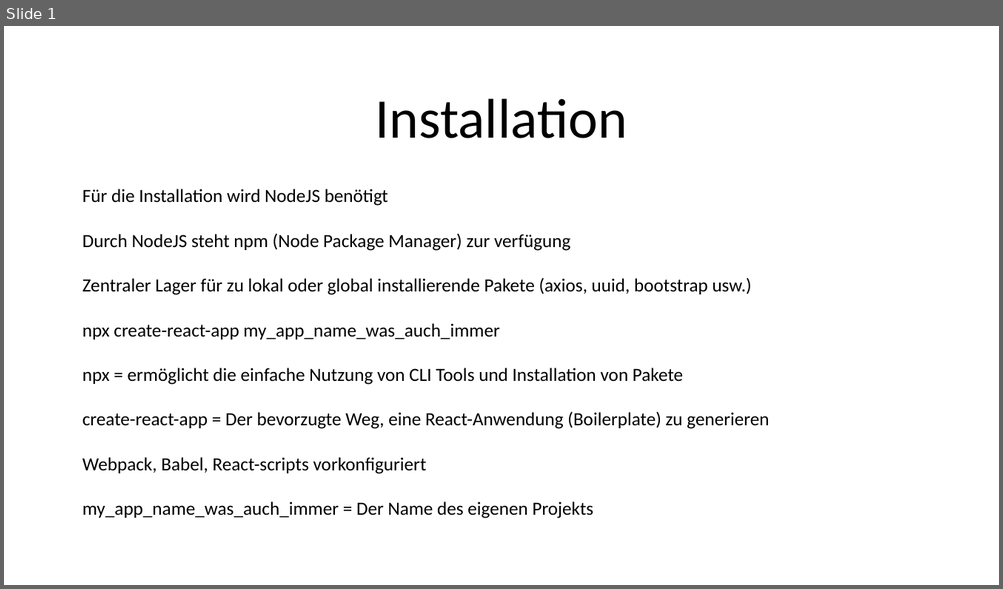
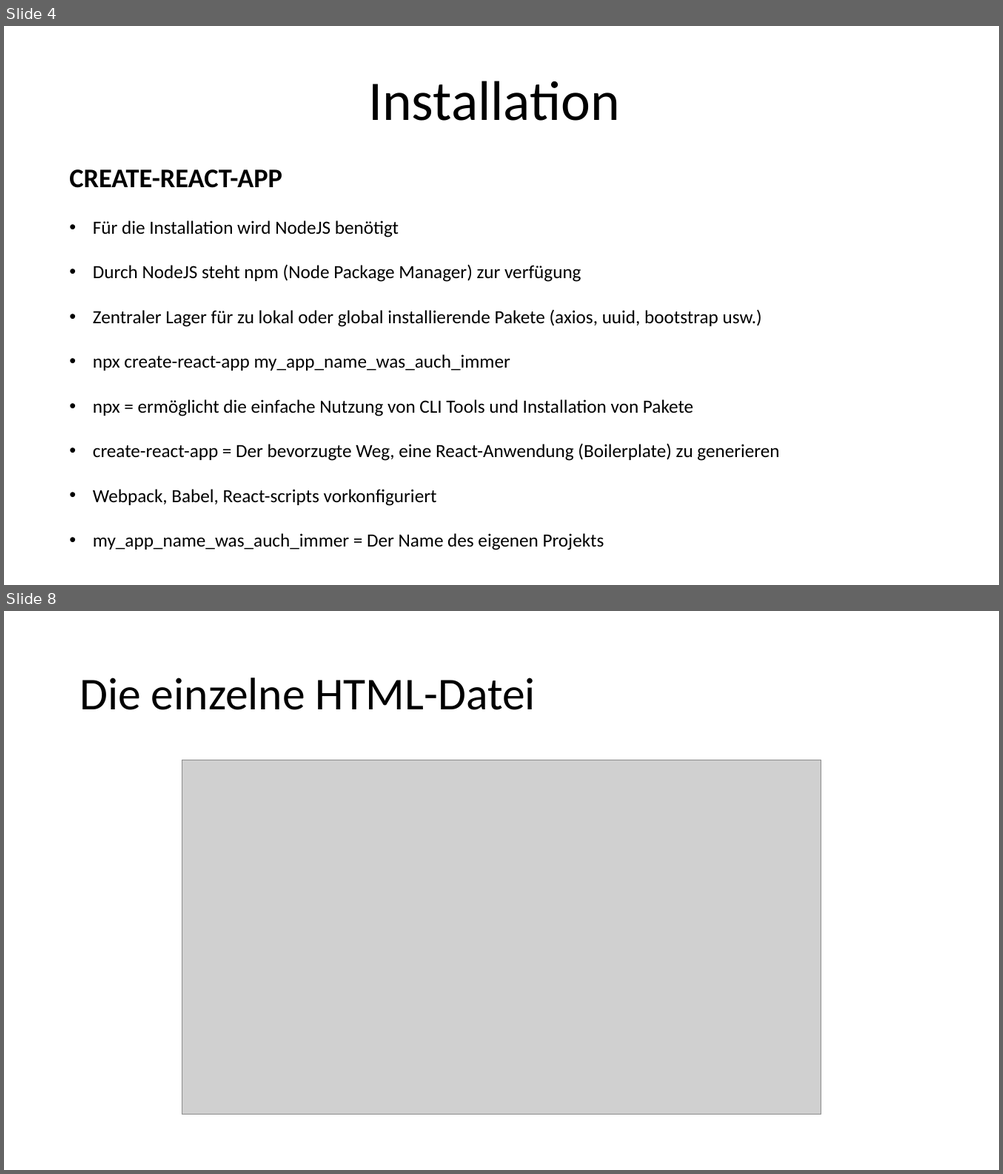
Before and after one commit to szitastamas/react_presentation_drheuer, a slide deck: React_Components.pptx. Shown one above the other, each under a label of ours: slide 1 before the commit, slides 4 and 8 after it; the slides between them are not shown. The pictures are 1003x589 and 1003x1174 pixels, drawn with LibreOffice and Linux fonts; fonts in the diff are those of the drawing; grey boxes stand for pictures. Boxes give left, top, right and bottom in pixels: in the first picture for what was removed or moved away, otherwise in the second. Text is boxed around its words. In the diff, an @@ line names an element or a change of style, - is before the commit and + after.

```diff
--- a/React_Components.pptx
+++ b/React_Components.pptx
@@ slide 8 added at bbox=[4, 611, 999, 1170], background #FFFFFF @@
@@ title added at bbox=[79, 678, 535, 710], 44 pt, text #000000 @@
+Die einzelne HTML-Datei
@@ picture added at bbox=[182, 760, 821, 1116] @@
@@ what was slide 1 is now slide 4 @@
@@ slide 4 changed as well @@
@@ title "Installation": place and size @@
-title "Installation" at bbox=[375, 99, 627, 138]
+title "Installation" at bbox=[368, 81, 620, 121]
@@ text "CREATE-REACT-APP": place and size @@
-text "CREATE-REACT-APP" at bbox=[82, 189, 768, 519]
+text "CREATE-REACT-APP" at bbox=[69, 170, 779, 551]
@@ text at bbox=[69, 170, 282, 188]: paragraph added @@
+CREATE-REACT-APP
@@ text at bbox=[93, 221, 779, 551]: bullet none to • @@
```
Also in this commit, not shown: 12 other slides added, 1 slide removed, 32 other files.
